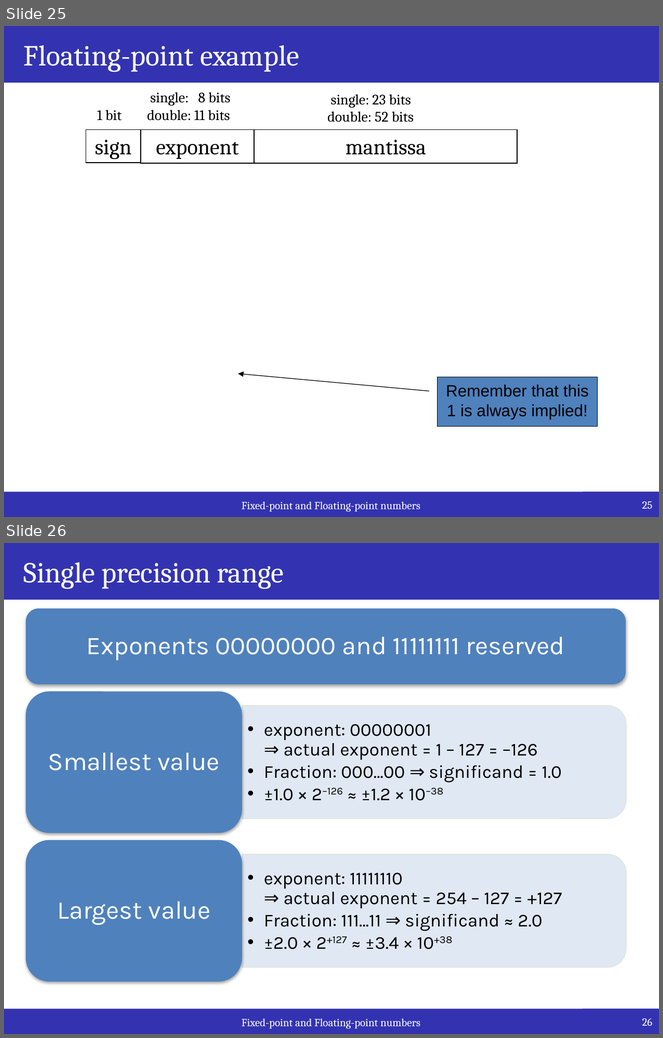
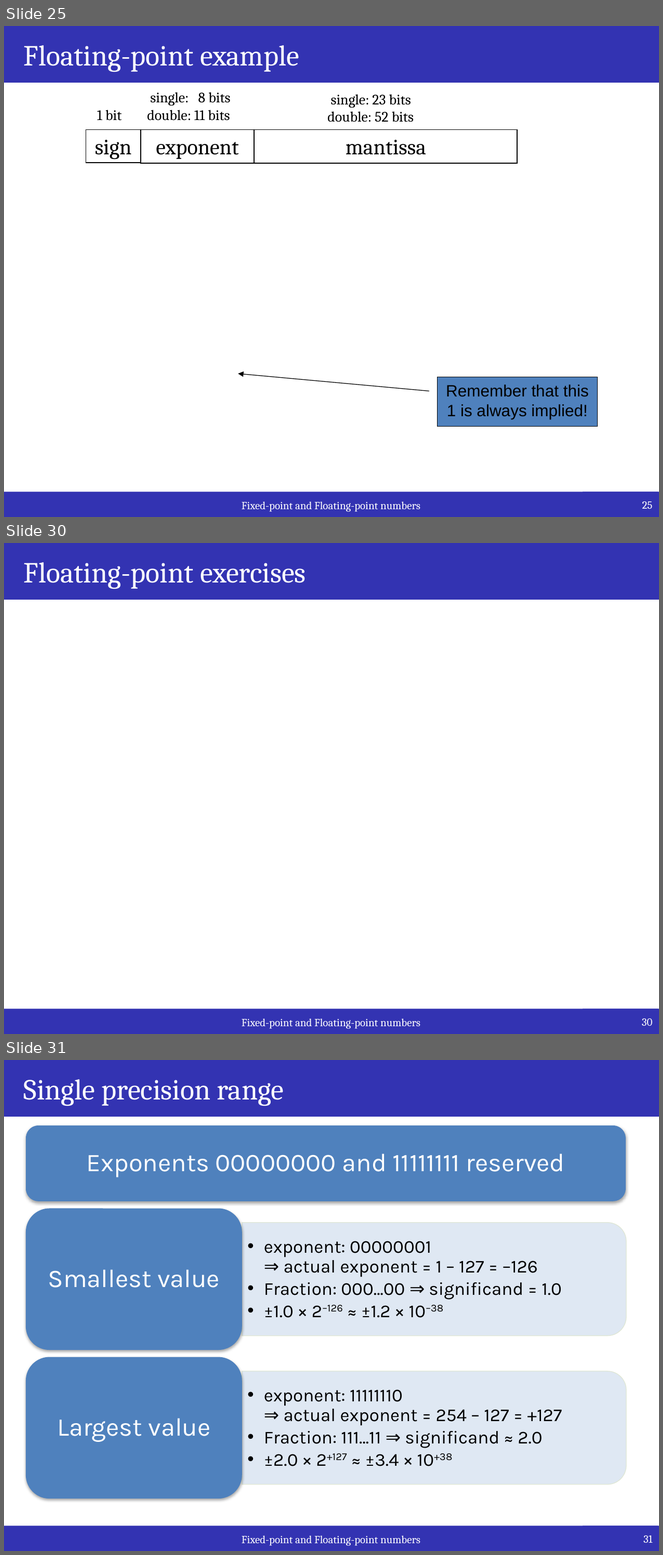
Before and after one commit to iperezan-itesm/05-TC2009B-Aug2021, a slide deck: lectures/weekly_slides/M1.1_FixedPoint_FloatingPoint/M1.1_FixedPoint_FloatinPoint.pptx. Shown one above the other, each under a label of ours: slides 25 and 26 before the commit, slides 25, 30 and 31 after it; the slides between them are not shown. The pictures are 663x1038 and 663x1555 pixels, drawn with LibreOffice and Linux fonts; fonts in the diff are those of the drawing; grey boxes stand for pictures. Boxes give left, top, right and bottom in pixels: in the first picture for what was removed or moved away, otherwise in the second. Text is boxed around its words. In the diff, an @@ line names an element or a change of style, - is before the commit and + after.

```diff
--- a/lectures/weekly_slides/M1.1_FixedPoint_FloatingPoint/M1.1_FixedPoint_FloatinPoint.pptx
+++ b/lectures/weekly_slides/M1.1_FixedPoint_FloatingPoint/M1.1_FixedPoint_FloatinPoint.pptx
@@ slide 30 added at [4,543,659,1034], background #FFFFFF; not listed: 1 template element that a slide beside it also shows @@
@@ title added at [4,543,659,600], fill #3333B2, 32 pt, text #FFFFFF @@
+Floating-point exercises
@@ page number added at [583,1009,659,1034], fill #3333B2, 12 pt, text #FFFFFF @@
+30
@@ what was slide 26 is now slide 31 @@
@@ page number at [644,1536,652,1543]: text changed @@
-26
+31
```
Also in this commit, not shown: 1 slide changed, 4 other slides added, 1 slide removed, 16 other files.
